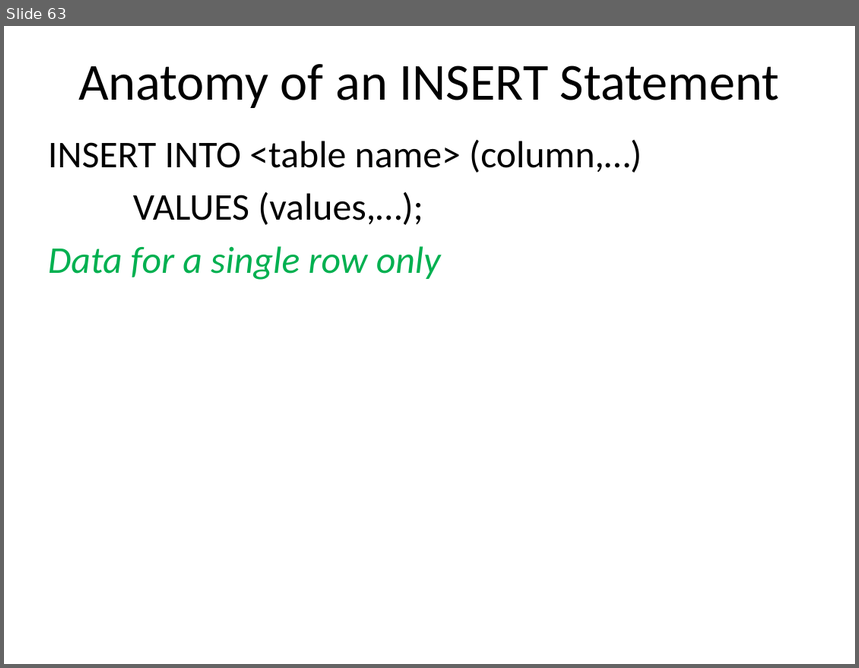
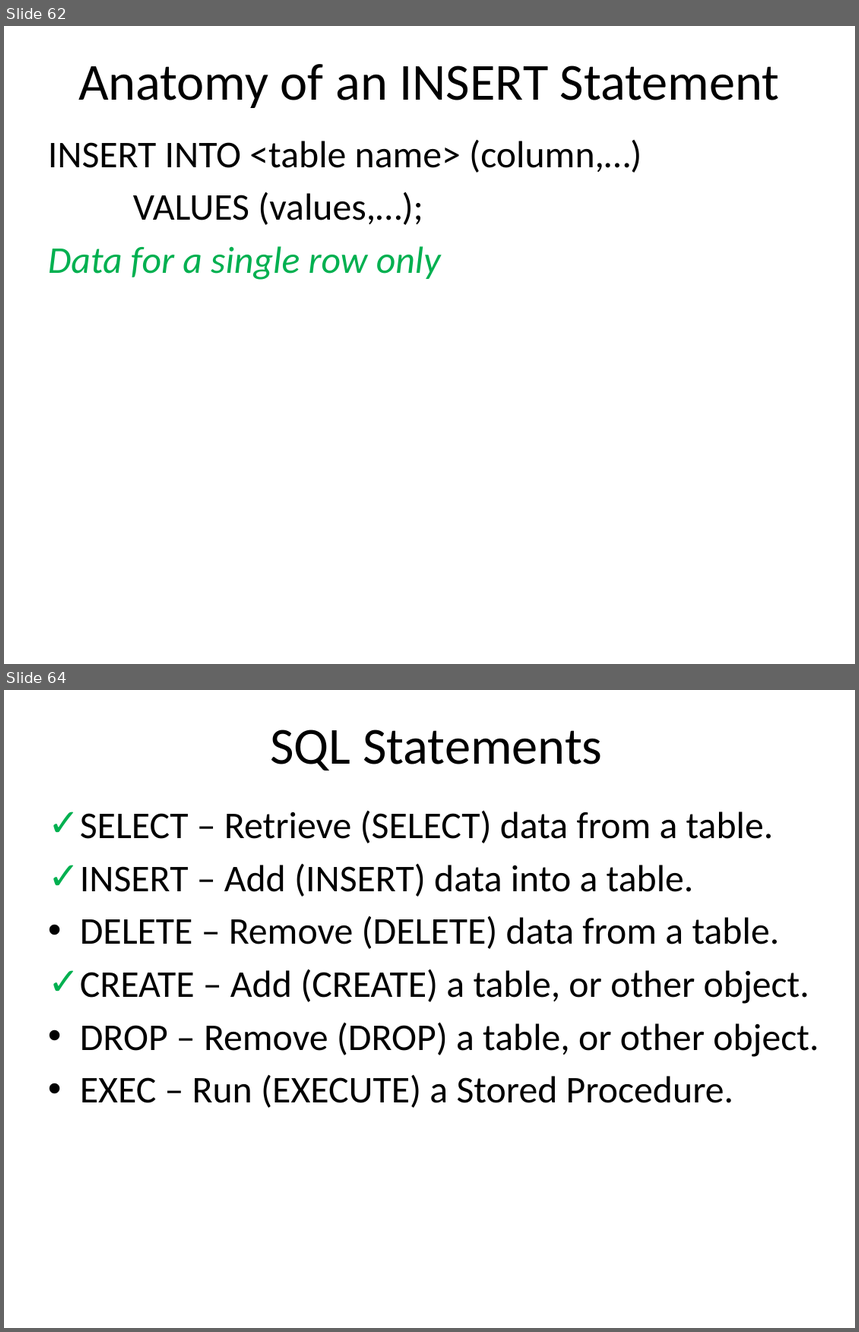
Before and after one commit to dykebert/GDI_Database_Training, a slide deck: Introduction to Databases and SQL.pptx. Shown one above the other, each under a label of ours: slide 63 before the commit, slides 62 and 64 after it; the slides between them are not shown. The pictures are 859x668 and 859x1332 pixels, drawn with LibreOffice and Linux fonts; fonts in the diff are those of the drawing. Boxes give left, top, right and bottom in pixels: in the first picture for what was removed or moved away, otherwise in the second. Text is boxed around its words. In the diff, an @@ line names an element or a change of style, - is before the commit and + after.

```diff
--- a/Introduction to Databases and SQL.pptx
+++ b/Introduction to Databases and SQL.pptx
@@ slide 64 added at [4,690,855,1328], background #FFFFFF @@
@@ title added at [270,730,603,771], 44 pt, text #000000 @@
+SQL Statements
@@ text added at [80,810,819,1108], 32 pt, text #000000 @@
+✓ SELECT – Retrieve (SELECT) data from a table.
+✓ INSERT – Add (INSERT) data into a table.
+• DELETE – Remove (DELETE) data from a table.
+✓ CREATE – Add (CREATE) a table, or other object.
+• DROP – Remove (DROP) a table, or other object.
+• EXEC – Run (EXECUTE) a Stored Procedure.
@@ what was slide 63 is now slide 62 @@
```
Also in this commit, not shown: 10 slides changed, 3 other slides added, 1 slide removed.
